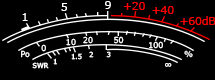
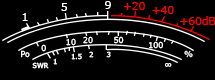
Two versions of the same layered image (215×80). Layer-by-layer changes:
pixels changed over [36, 13, 195, 59] (layer not identified)
